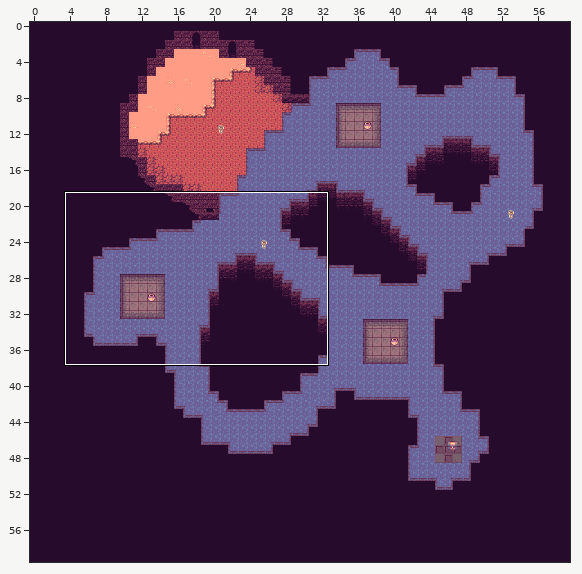
Tiled map -- public/assets/maps/battle01.tmx. The picture above shows the old version from afar; the outline marks the close-up.
Close-up. Before the commit:
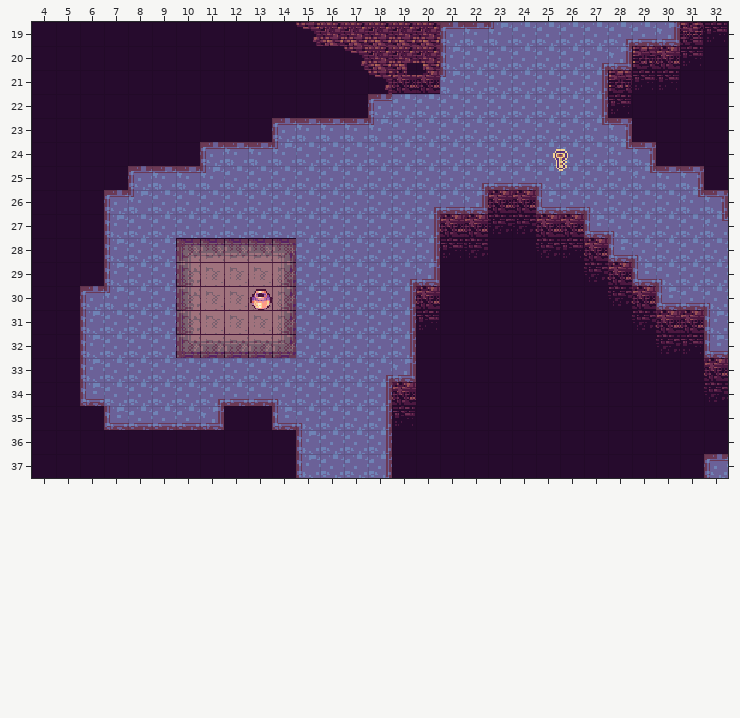
Cells are 16x16 px. Shown: x 4..32, y 19..37. The commit also changed other parts of the map, which this record leaves out.
After:
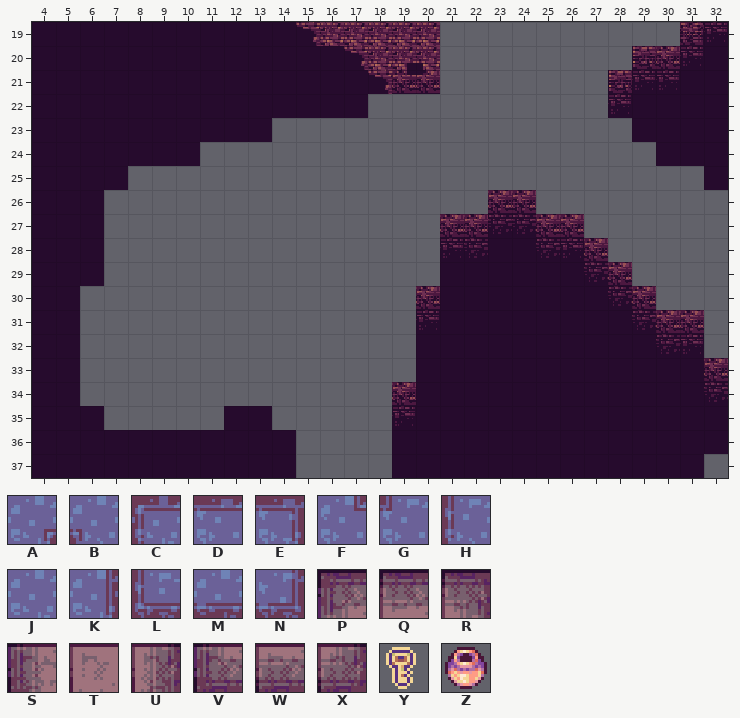
Key: from "raou_dungeon_tileset": A 109, B 110, C 111, D 112, E 113, F 141, G 142, H 143, J 144, K 145, L 175, M 176, N 177, P 573, Q 574, R 575, S 605, T 606, U 607, V 637, W 638, X 639, Y 1010, Z 1234.
_ is an empty cell.
Objects are placed by their top-left corner, in cells (3,4 is the top-left corner of cell 3,4); size is 1x1 cell unless given.
Change:
Layer "Layer01" (now hidden):
y 19: x 21..30 CDGJJJJAMN -> __________
y 20: x 21..28 HJJJJJAN -> ________
y 21: x 21..27 GJJJJJK -> _______
y 22: x 18..27 CJJJJJJJJK -> __________
y 23: x 14..28 CDDDGJJJJJJJJFE -> _______________
y 24: x 11..29 CDDGJJJJJJJJJJJJJFE -> ___________________
y 25: x 8..31 CDDGJJJJJJJJJJAMMBJJJFDE -> ________________________
y 26: x 7..22 CGJJJJJJJJJJJAMN -> ________________; x 25..32 LMBJJJFE -> ________
y 27: x 7..20 HJJJJJJJJJJJJK -> ______________; x 27..32 LBJJJF -> ______
y 28: x 7..20 HJJPQQQRJJJJJK -> ______________; x 28..32 LBJJJ -> _____
y 29: x 7..20 HJJSTTTUJJJJAN -> ______________; x 29..32 LBJJ -> ____
y 30: x 6..19 CGJJSTTTUJJJJK -> ______________; x 30..32 LMB -> ___
y 31: x 6..19 HJJJSTTTUJJJJK -> ______________; x 32 H -> _
y 32: x 6..19 HJJJVWWWXJJJJK -> ______________; x 32 L -> _
y 33: x 6..19 HJJJJJJJJJJJAN -> ______________
y 34: x 6..18 LJJJJAMMBJJJK -> _____________
y 35: x 7..11 LMMMN -> _____; x 14..18 LBJJK -> _____
y 36: x 15..18 HJJK -> ____
y 37: x 15..18 HJJK -> ____; x 32 C -> _
Layer "Objects" (now hidden):
removed: Y at 25.6,24.2
removed: Z "CrystalSpawn" at 13,30.1
Where, in picture pixels (left, top, right, bottom), the same in both close-ups:
removed: (80, 22, 728, 478)
